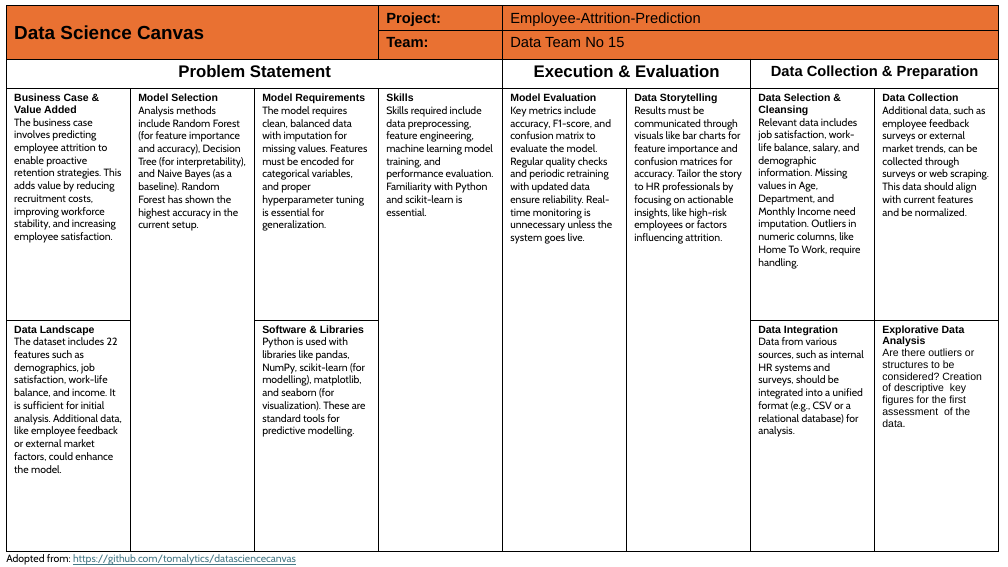
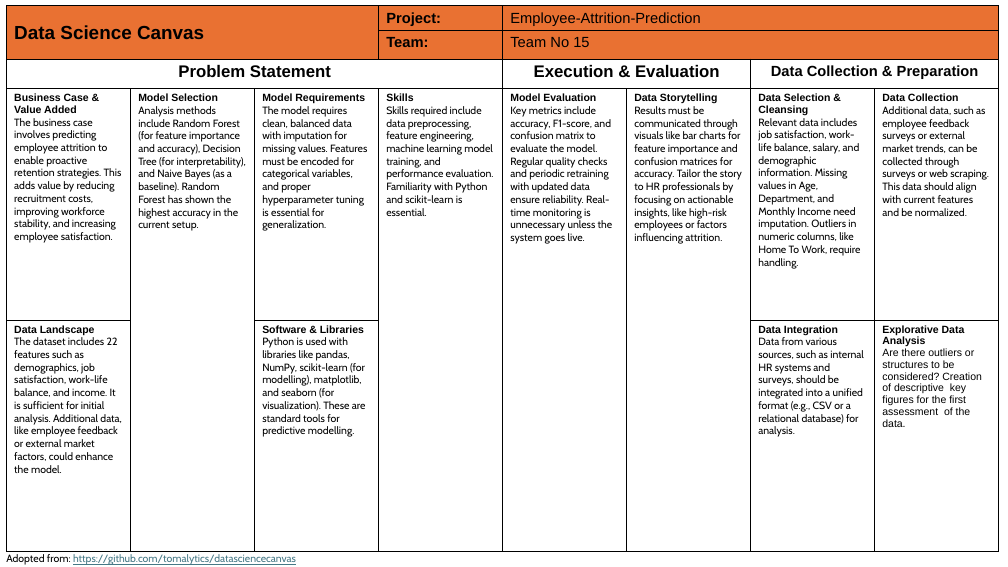
Before and after one commit to monikatyagiisc/employee-attrition-prediction, a slide deck: slide 11 of Project_Presentation_Employee_Attrition_Prediction.pptx (slide 10 before the commit). Drawn at 1008x567 pixels with LibreOffice and Linux fonts; fonts in the diff are those of the drawing. Boxes give left, top, right and bottom in pixels: in the first picture for what was removed or moved away, otherwise in the second. Text is boxed around its words. In the diff, an @@ line names an element or a change of style, - is before the commit and + after.

```diff
--- a/Project_Presentation_Employee_Attrition_Prediction.pptx
+++ b/Project_Presentation_Employee_Attrition_Prediction.pptx
@@ table at (x1=7, y1=6, x2=999, y2=549) @@
-row 2, column 5: Data Team No 15
+row 2, column 5: Team No 15
```
Also in this commit, not shown: 3 other slides changed, 1 slide added.
